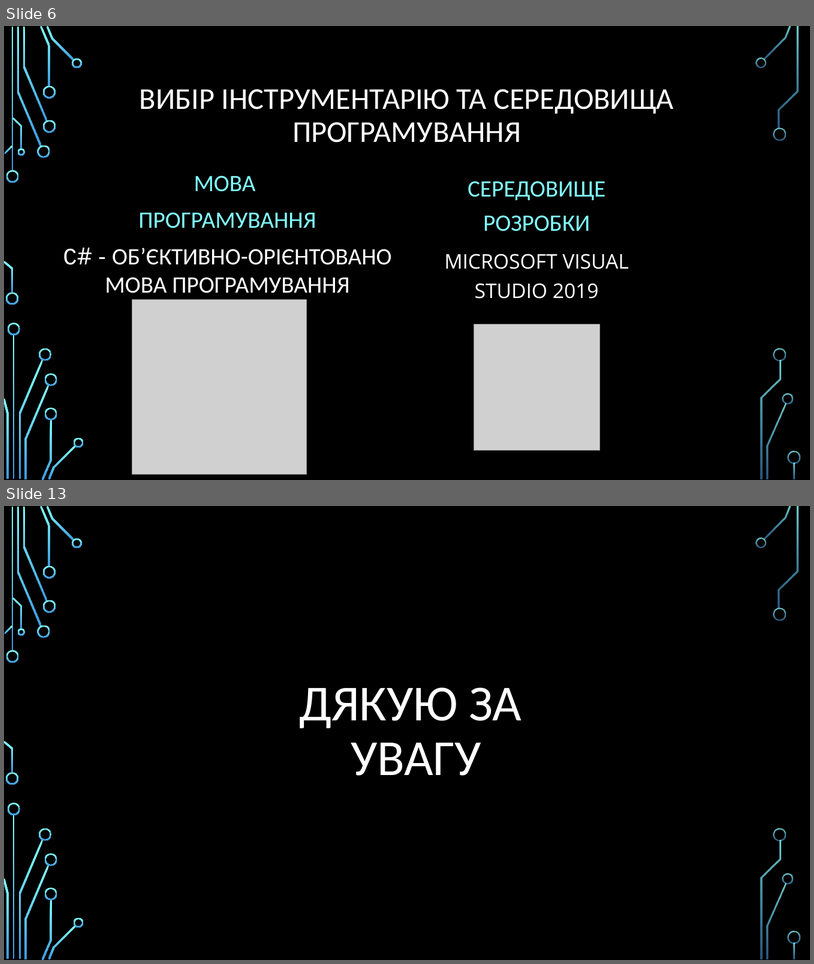
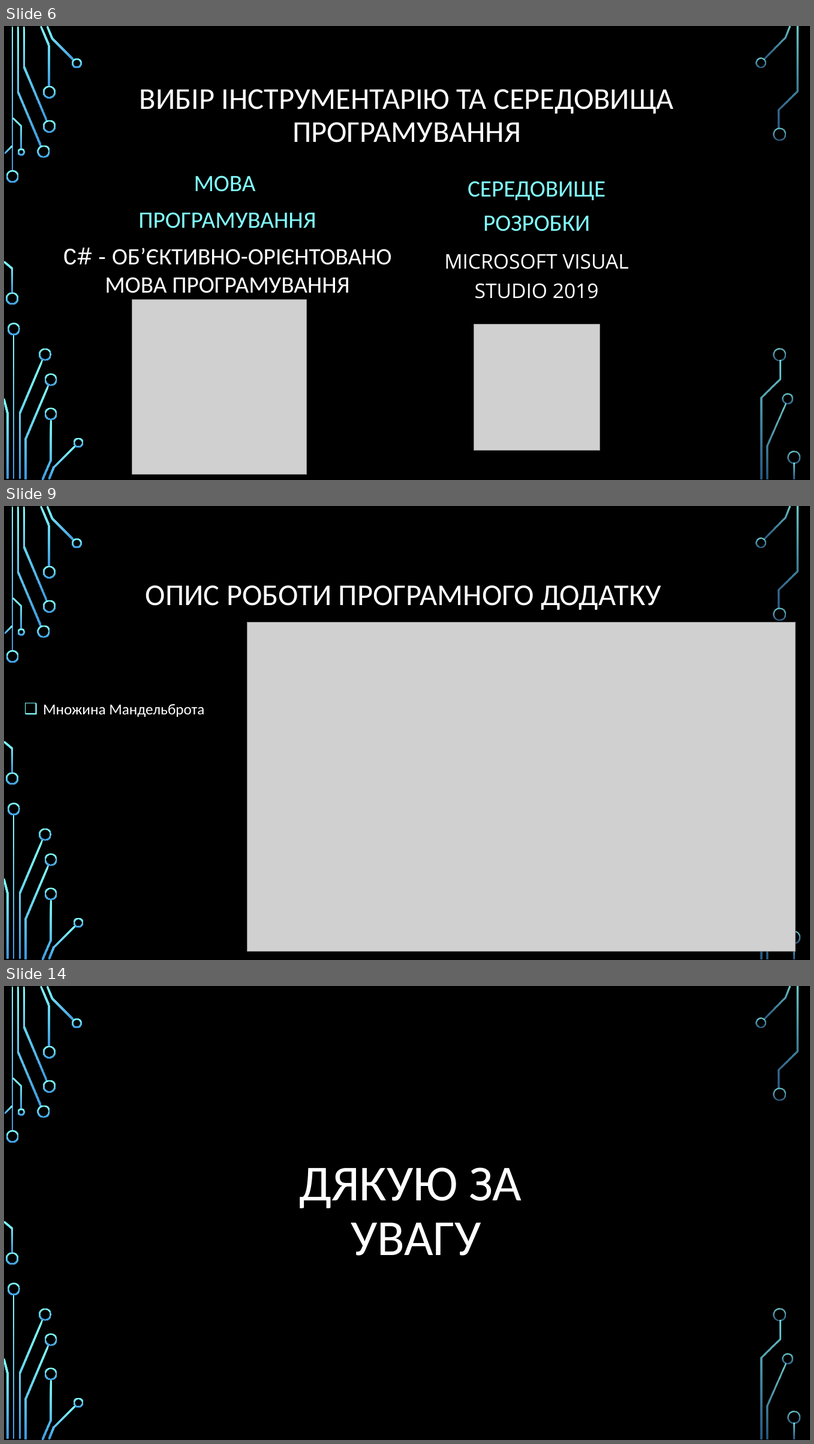
Before and after one commit to Raimhal/Fractator, a slide deck: Курсова презентація.pptx. Shown one above the other, each under a label of ours: slides 6 and 13 before the commit, slides 6, 9 and 14 after it; the slides between them are not shown. The pictures are 814x964 and 814x1444 pixels, drawn with LibreOffice and Linux fonts; fonts in the diff are those of the drawing; grey boxes stand for pictures; background and template pictures are left out. Boxes give left, top, right and bottom in pixels: in the first picture for what was removed or moved away, otherwise in the second. Text is boxed around its words. In the diff, an @@ line names an element or a change of style, - is before the commit and + after.

```diff
--- a/Курсова презентація.pptx
+++ b/Курсова презентація.pptx
@@ slide 9 added at (4,506,810,960), background picture (left out); not listed: 34 template elements that a slide beside it also shows @@
@@ title added at (146,585,662,610), 36 pt, text #FFFFFF @@
+ОПИС РОБОТИ ПРОГРАМНОГО ДОДАТКУ
@@ picture added at (247,622,797,951) @@
@@ text added at (43,704,204,717), 18 pt, text #FFFFFF @@
+❑ Множина Мандельброта
@@ what was slide 13 is now slide 14 @@
```
Also in this commit, not shown: 3 slides changed, 4 other slides added, 4 slides removed, 9 other files.
